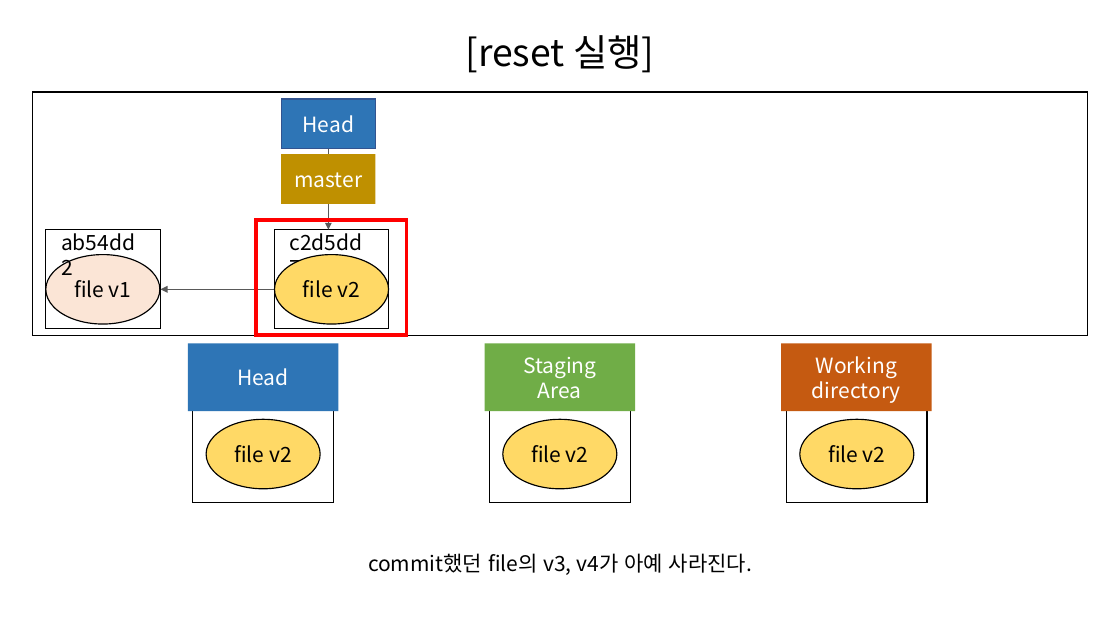
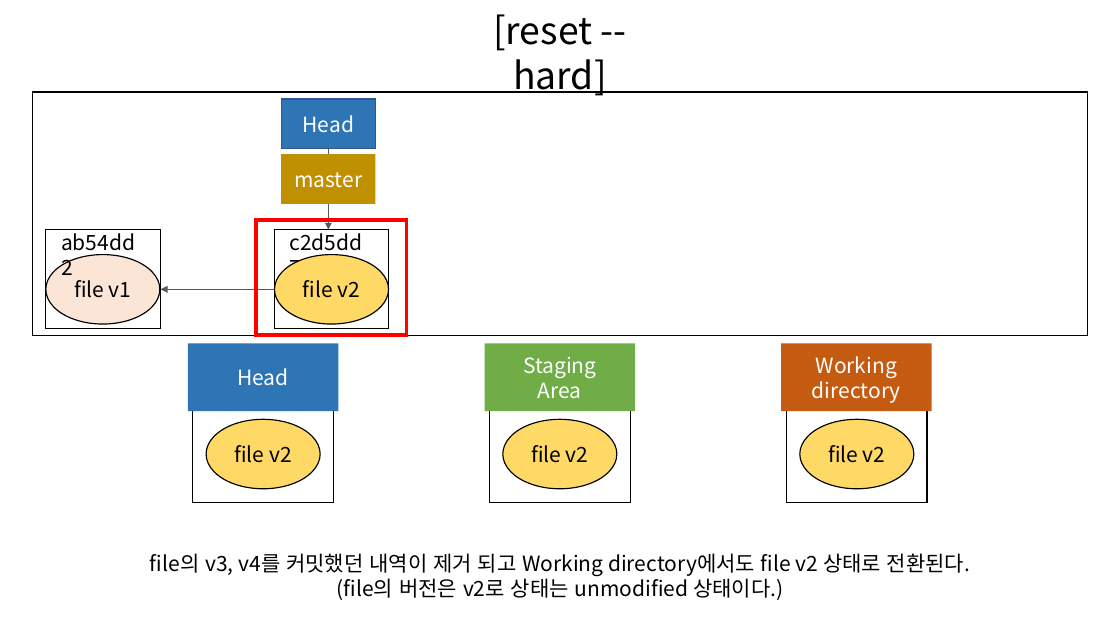
Before and after one commit to SeungHeeNoh/study_well, a slide deck: slide 14 of docs/8. git reset과 revert.pptx (slide 9 before the commit). Drawn at 1120x630 pixels with LibreOffice and Linux fonts; fonts in the diff are those of the drawing. Boxes give left, top, right and bottom in pixels: in the first picture for what was removed or moved away, otherwise in the second. Text is boxed around its words. In the diff, an @@ line names an element or a change of style, - is before the commit and + after.

Commit message:
docs :git reset revert 문서 내용 보강
- git reset revert 문서 내용 보강

```diff
--- a/docs/8. git reset과 revert.pptx
+++ b/docs/8. git reset과 revert.pptx
@@ text at [493,14,607,96]: text changed @@
-[reset 실행]
+[reset --hard]
@@ text at [150,553,970,600]: text changed @@
-commit했던 file의 v3, v4가 아예 사라진다.
+file의 v3, v4를 커밋했던 내역이 제거 되고 Working directory에서도 file v2 상태로 전환된다.
+(file의 버전은 v2로 상태는 unmodified 상태이다.)
```
Also in this commit, not shown: 13 other slides changed, 16 slides added, 1 slide removed.
